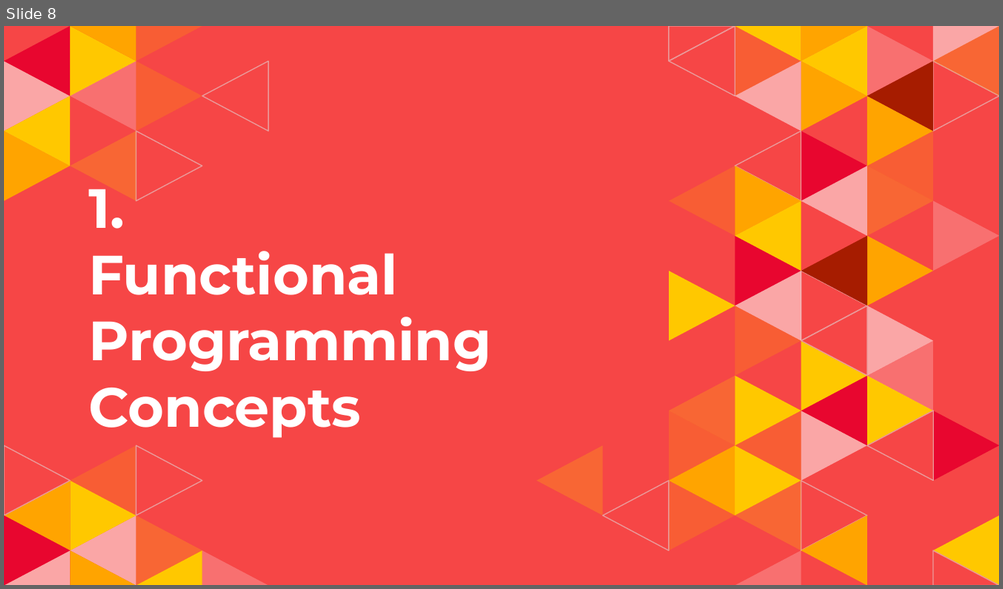
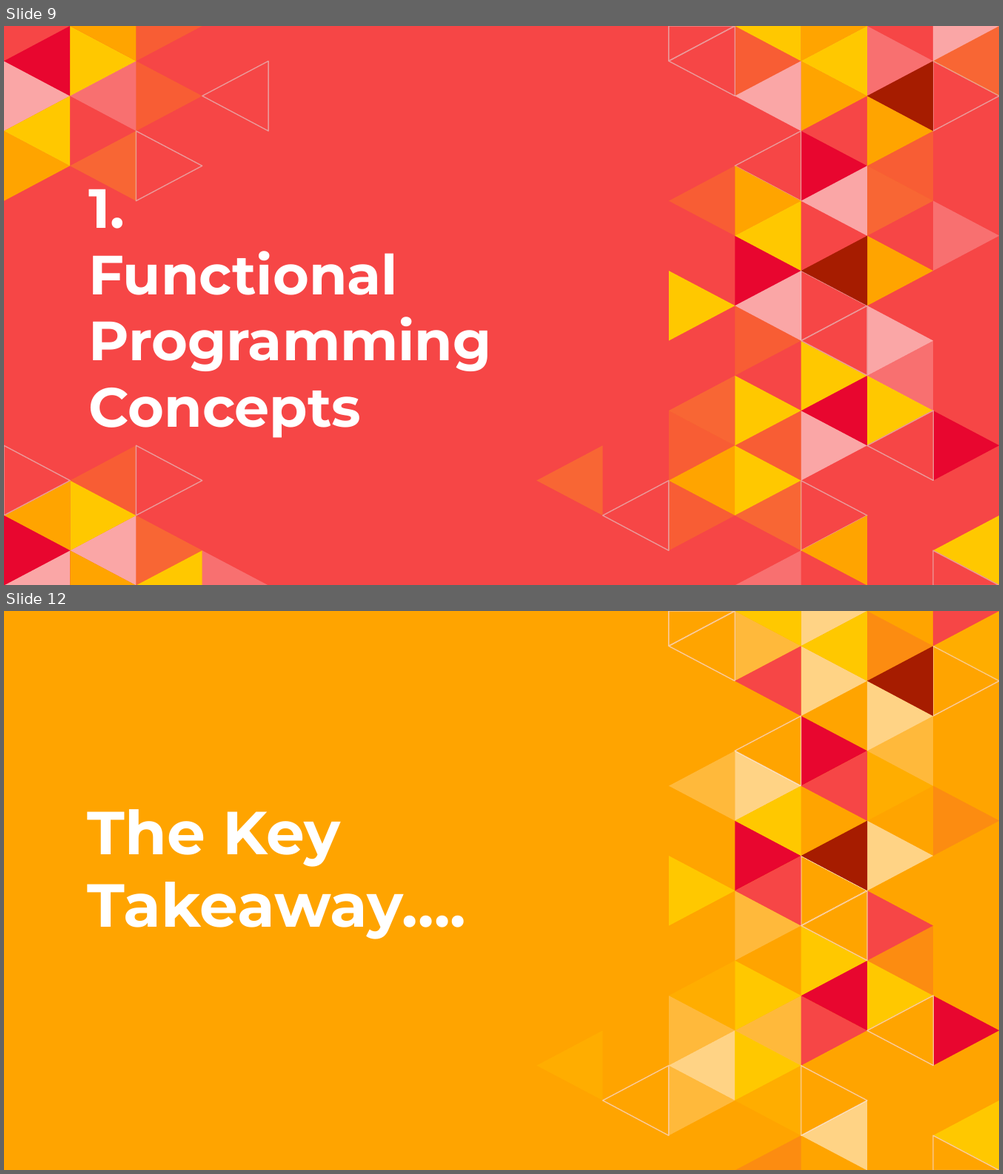
Before and after one commit to geekygirlsarah/talk-a_primer_on_functional_programming, a slide deck: A Primer on Functional Programming.pptx. Shown one above the other, each under a label of ours: slide 8 before the commit, slides 9 and 12 after it; the slides between them are not shown. The pictures are 1003x589 and 1003x1174 pixels, drawn with LibreOffice and Linux fonts; fonts in the diff are those of the drawing. Boxes give left, top, right and bottom in pixels: in the first picture for what was removed or moved away, otherwise in the second. Text is boxed around its words. In the diff, an @@ line names an element or a change of style, - is before the commit and + after.

```diff
--- a/A Primer on Functional Programming.pptx
+++ b/A Primer on Functional Programming.pptx
@@ slide 12 added at [4,611,999,1170], background #FFA400; not listed: 20 template elements that a slide beside it also shows @@
@@ title added at [88,809,466,940], 44 pt, text #FFFFFF, bold @@
+The Key Takeaway….
@@ group added at [603,611,999,1170]: 34 freeform shapes @@
@@ what was slide 8 is now slide 9 @@
```
Also in this commit, not shown: 63 slides changed, 2 other slides added, 1 other file.
